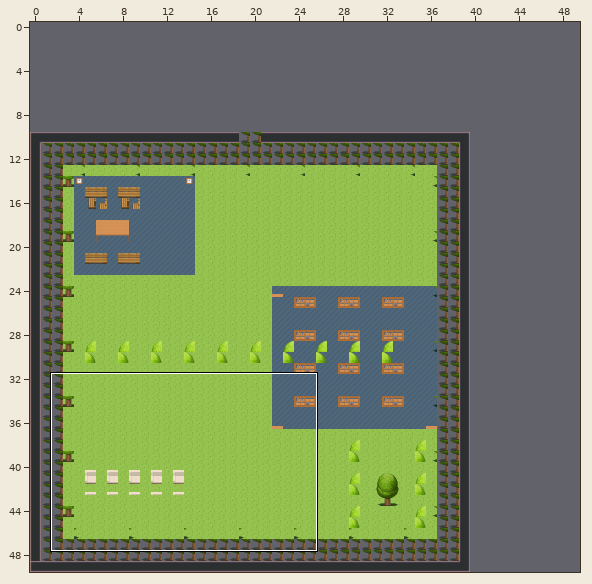
A Tiled map (JSON) gets an edit: cour2.tmj. The picture above shows the old version from afar; the outline marks the close-up.
Close-up. Before the commit:
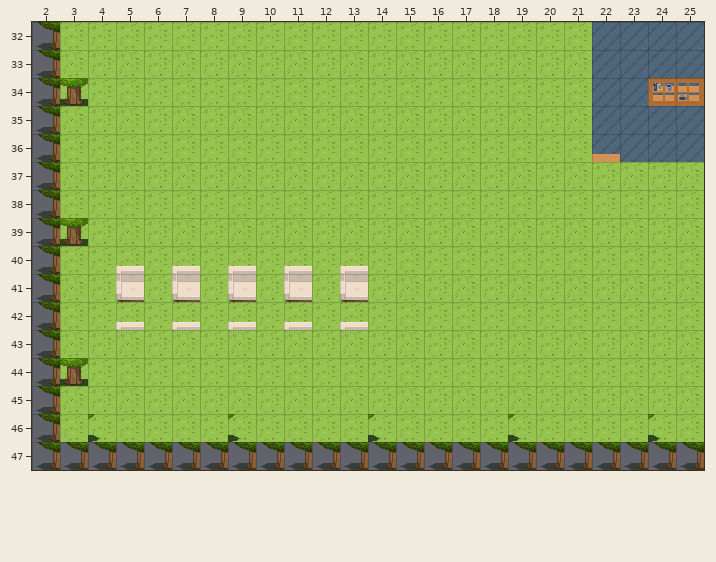
Cells are 32x32 px. Shown: x 2..25, y 32..47. The commit also changed other parts of the map, which this record leaves out. The old version is drawn lined up with the new one.
After the commit:
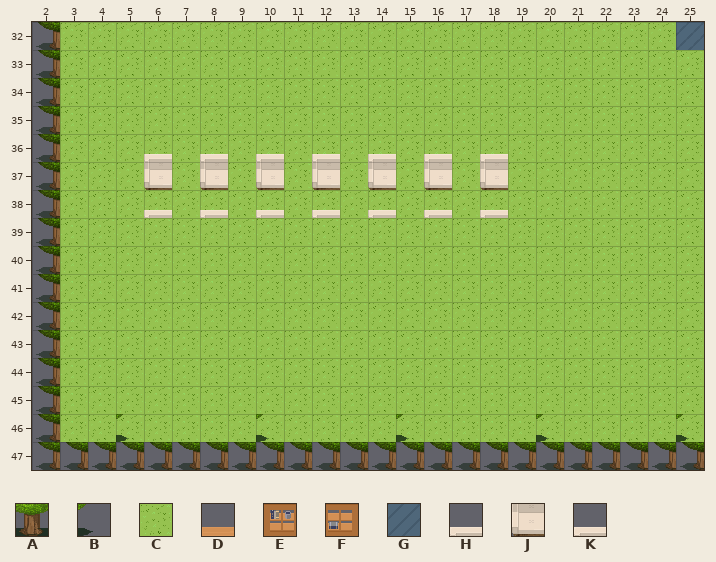
Key: from "WA_Exterior": A 129, B 130, C 628; from "WA_Other_Furniture": D 19, E 31, F 32; from "WA_Room_Builder": G 360; from "WA_Seats": H 0, J 13, K 26.
_ is an empty cell, . an unchanged one.
Change:
map size 40x40 -> 50x50 cells (old content now starts at 0,10; both pictures use the new coordinates)
--- layer "floor"
@@ x 22..25 @@
-32 GGG.
-33 GGGG
-34 GGGG
-35 GGGG
-36 GGGG
+32 CCC.
+33 CCCC
+34 CCCC
+35 CCCC
+36 CCCC
--- layer "furniture"
@@ x 24..25 @@
-34 EF
+34 __
@@ x 6..18 @@
-36 _._._._._._._
-37 _._._._._._._
-38 _._._._._._._
+36 H.H.H.H.H.H.H
+37 J.J.J.J.J.J.J
+38 K.K.K.K.K.K.K
@@ x 5..13 @@
-40 H.H.H.H.H
-41 J.J.J.J.J
-42 K.K.K.K.K
+40 _._._._._
+41 _._._._._
+42 _._._._._
--- layer "above"
@@ x 3..3 @@
-34 A
+34 _
@@ x 22..22 @@
-36 D
+36 _
@@ x 3..3 @@
-39 A
+39 _
@@ x 3..3 @@
-44 A
+44 _
@@ x 4..25 @@
-46 B_...B_...B_...B_...B_
+46 _B..._B..._B..._B..._B
